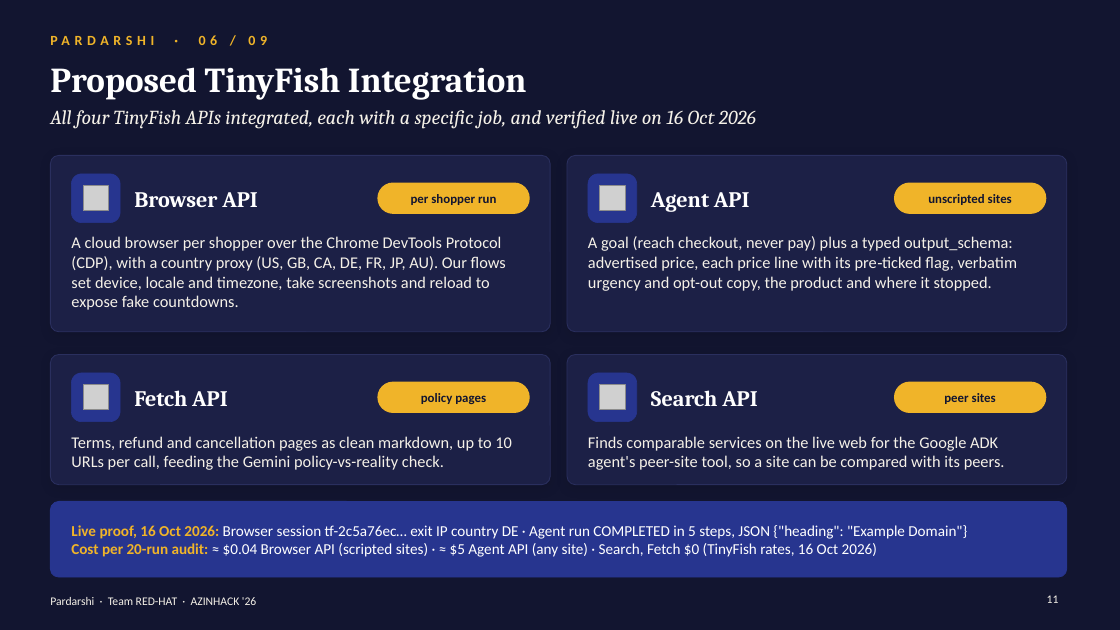
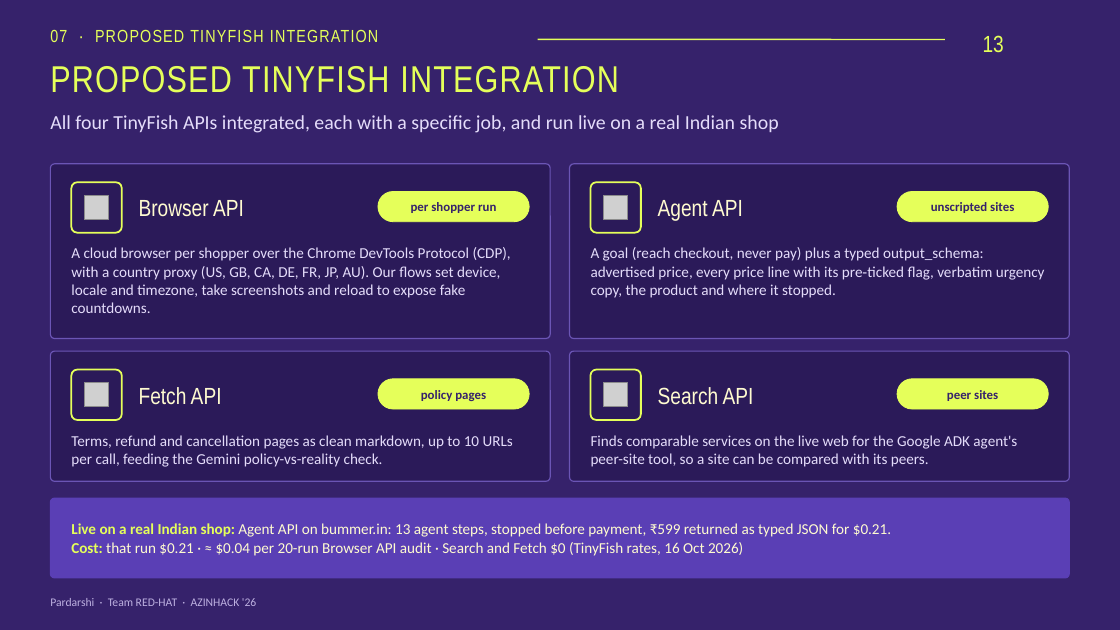
Before and after one commit to mathurojus/Pardarshi, a slide deck: slide 13 of docs/Pardarshi_RED-HAT.pptx (slide 11 before the commit). Drawn at 1120x630 pixels with LibreOffice and Linux fonts; fonts in the diff are those of the drawing; grey boxes stand for pictures; background and template pictures are left out. Boxes give left, top, right and bottom in pixels: in the first picture for what was removed or moved away, otherwise in the second. Text is boxed around its words. In the diff, an @@ line names an element or a change of style, - is before the commit and + after.

```diff
--- a/docs/Pardarshi_RED-HAT.pptx
+++ b/docs/Pardarshi_RED-HAT.pptx
@@ background #121530 to picture (left out) @@
@@ text added at [50, 29, 378, 42], 15 pt, text #E5FF5A @@
+07 · PROPOSED TINYFISH INTEGRATION
@@ text removed at [50, 35, 267, 45] @@
-PARDARSHI · 06 / 09
@@ line added from (538, 39) to (945, 39), #E5FF5A 1.25 pt @@
@@ page number added at [983, 35, 1004, 53], 20 pt, text #E5FF5A @@
+13
@@ title at [50, 66, 618, 93]: text changed; size 30 to 32 pt; font Cambria to Arial Narrow; text colour #FFFFFF to #E5FF5A; bold off @@
-Proposed TinyFish Integration
+PROPOSED TINYFISH INTEGRATION
@@ text at [50, 115, 779, 133]: text changed; font Cambria to Calibri; text colour #F5F1E8 to #E4DCFA; italic off @@
-All four TinyFish APIs integrated, each with a specific job, and verified live on 16 Oct 2026
+All four TinyFish APIs integrated, each with a specific job, and run live on a real Indian shop
@@ fill #1C2046 to #2B1A59; outline #2A2F5E 0.75 pt to #6B55B5 1 pt; shadow off; proportions changed in 4 elements at [50, 351, 550, 481], [570, 351, 1070, 481], [50, 164, 550, 339], [570, 164, 1070, 339] @@
@@ 4 rounded rectangles, 3 texts: place and size @@
-4 rounded rectangles, 3 texts at [50, 155, 1046, 332]
+4 rounded rectangles, 3 texts at [50, 164, 1049, 339]
@@ picture removed at [83, 186, 108, 211] @@
@@ picture added at [85, 196, 109, 220] @@
@@ 2 texts, 2 rounded rectangles: place and size @@
-2 texts, 2 rounded rectangles at [134, 155, 1067, 332]
+2 texts, 2 rounded rectangles at [139, 164, 1070, 339]
@@ fill #27358F to #2B1A59; outline #27358F 0.5 pt to #E5FF5A 1.5 pt; proportions changed in 4 elements at [71, 370, 122, 420], [591, 370, 641, 420], [71, 182, 122, 233], [591, 182, 641, 233] @@
@@ picture removed at [600, 186, 625, 211] @@
@@ picture added at [604, 196, 628, 220] @@
@@ size 19 to 20 pt, font Cambria to Arial Narrow, text colour #FFFFFF to #FFFBD0, bold off in 4 elements at [139, 387, 222, 405], [658, 387, 754, 405], [139, 200, 244, 217], [658, 200, 743, 221] @@
@@ text colour #121530 to #36226B in 4 elements at [421, 390, 486, 401], [947, 390, 998, 401], [411, 202, 496, 213], [931, 202, 1014, 213] @@
@@ fill #F0B429 to #E5FF5A; outline #F0B429 1 pt to #E5FF5A 0.75 pt; proportions changed in 4 elements at [378, 379, 529, 409], [897, 379, 1049, 409], [378, 192, 529, 222], [897, 192, 1049, 222] @@
@@ size 14 to 13 pt, text colour #F5F1E8 to #E4DCFA in 3 elements at [71, 435, 513, 467], [591, 435, 1017, 467], [71, 247, 511, 313] @@
@@ text at [591, 247, 1045, 298]: text changed; size 14 to 13 pt; text colour #F5F1E8 to #E4DCFA @@
-A goal (reach checkout, never pay) plus a typed output_schema: advertised price, each price line with its pre‑ticked flag, verbatim urgency and opt-out copy, the product and where it stopped.
+A goal (reach checkout, never pay) plus a typed output_schema: advertised price, every price line with its pre‑ticked flag, verbatim urgency copy, the product and where it stopped.
@@ 2 rounded rectangles, 1 text: place and size @@
-2 rounded rectangles, 1 text at [567, 355, 1067, 485]
+2 rounded rectangles, 1 text at [570, 351, 1070, 481]
@@ picture: place and size @@
-picture at [600, 385, 625, 410]
+picture at [604, 383, 628, 408]
@@ 3 rounded rectangles: place and size @@
-3 rounded rectangles at [50, 355, 1046, 485]
+3 rounded rectangles at [50, 351, 1049, 481]
@@ rounded rectangle: place and size @@
-rounded rectangle at [50, 502, 1067, 577]
+rounded rectangle at [50, 498, 1070, 578]
@@ rounded rectangle at [50, 498, 1070, 578]: fill #27358F to #5A3FB5; outline #27358F 0.75 pt to #5A3FB5 1 pt; proportions changed @@
@@ text at [71, 523, 891, 556]: text changed; text colour #FFFFFF to #FFFBD0 @@
-Live proof, 16 Oct 2026: Browser session tf-2c5a76ec… exit IP country DE · Agent run COMPLETED in 5 steps, JSON {"heading": "Example Domain"}
-Cost per 20-run audit: ≈ $0.04 Browser API (scripted sites) · ≈ $5 Agent API (any site) · Search, Fetch $0 (TinyFish rates, 16 Oct 2026)
+Live on a real Indian shop: Agent API on bummer.in: 13 agent steps, stopped before payment, ₹599 returned as typed JSON for $0.21.
+Cost: that run $0.21 · ≈ $0.04 per 20-run Browser API audit · Search and Fetch $0 (TinyFish rates, 16 Oct 2026)
@@ text "Pardarshi · Team RED-HAT · ..." at [50, 598, 256, 606]: text colour #F5F1E8 to #BDB0E0 @@
@@ page number removed at [1047, 595, 1059, 603] @@
-11
```
Also in this commit, not shown: 15 other slides changed, 2 slides added, 21 other files.
